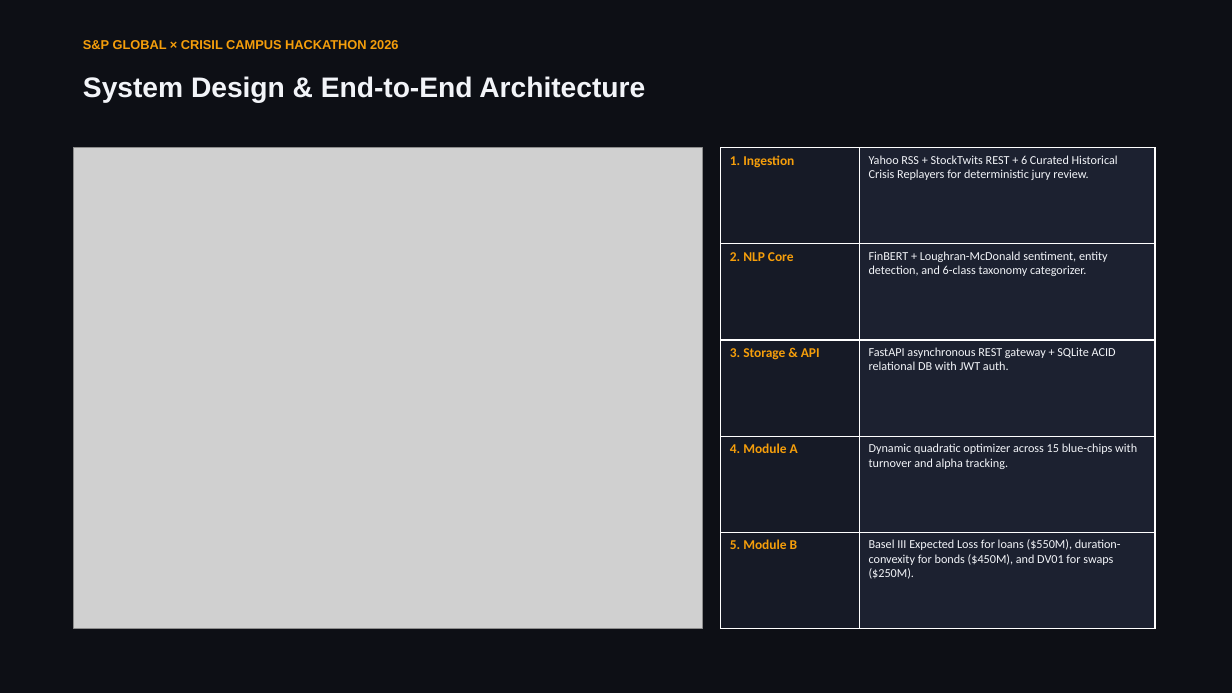
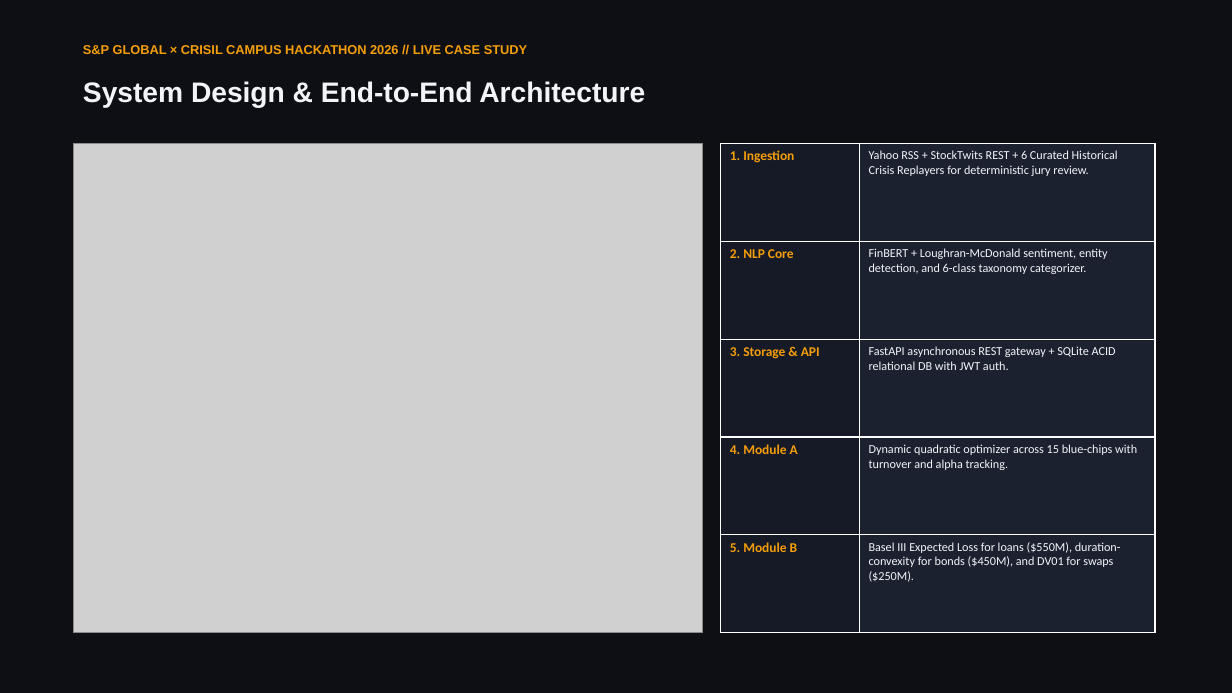
Before and after one commit to Vedant-Nalge/S-P-Crisil-Hackathon, a slide deck: slide 3 of docs/presentation.pptx. Drawn at 1232x693 pixels with LibreOffice and Linux fonts; fonts in the diff are those of the drawing; grey boxes stand for pictures. Boxes give left, top, right and bottom in pixels: in the first picture for what was removed or moved away, otherwise in the second. Text is boxed around its words. In the diff, an @@ line names an element or a change of style, - is before the commit and + after.

```diff
--- a/docs/presentation.pptx
+++ b/docs/presentation.pptx
@@ text at (83,45,527,54): text changed @@
-S&P GLOBAL × CRISIL CAMPUS HACKATHON 2026
+S&P GLOBAL × CRISIL CAMPUS HACKATHON 2026 // LIVE CASE STUDY
@@ text "System Design & End-to-End Architecture": place and size @@
-text "System Design & End-to-End Architecture" at (83,76,645,103)
+text "System Design & End-to-End Architecture" at (83,81,645,107)
@@ picture: place and size @@
-picture at (74,148,702,628)
+picture at (74,143,702,633)
@@ table: place and size @@
-table at (721,148,1155,628)
+table at (721,143,1155,633)
```
Also in this commit, not shown: 5 other slides changed, 1 slide added, 1 slide removed, 9 other files.
